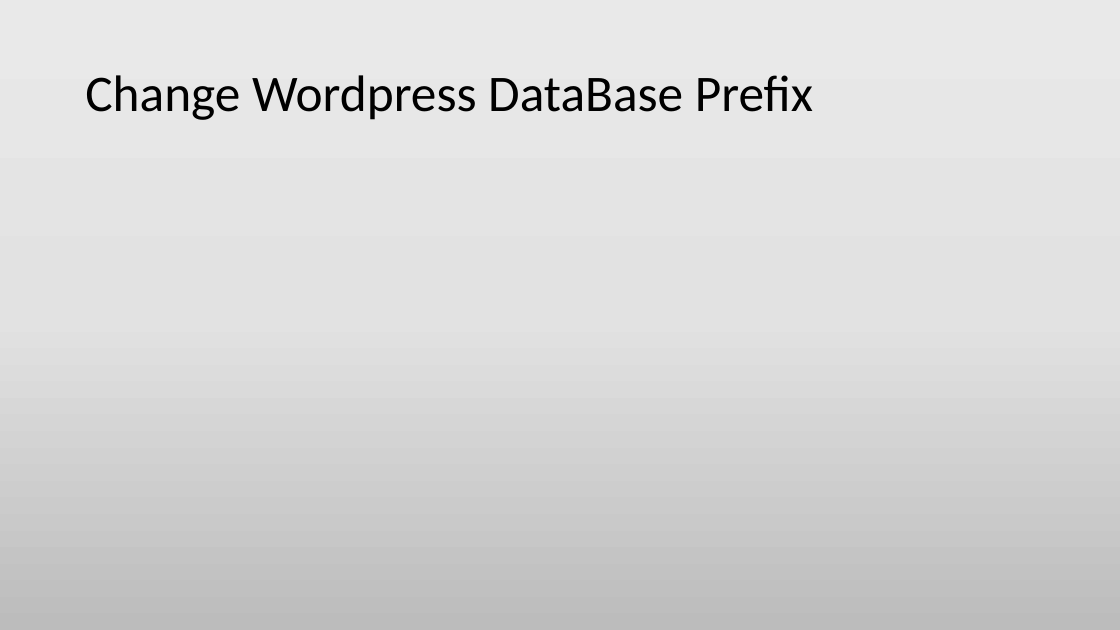
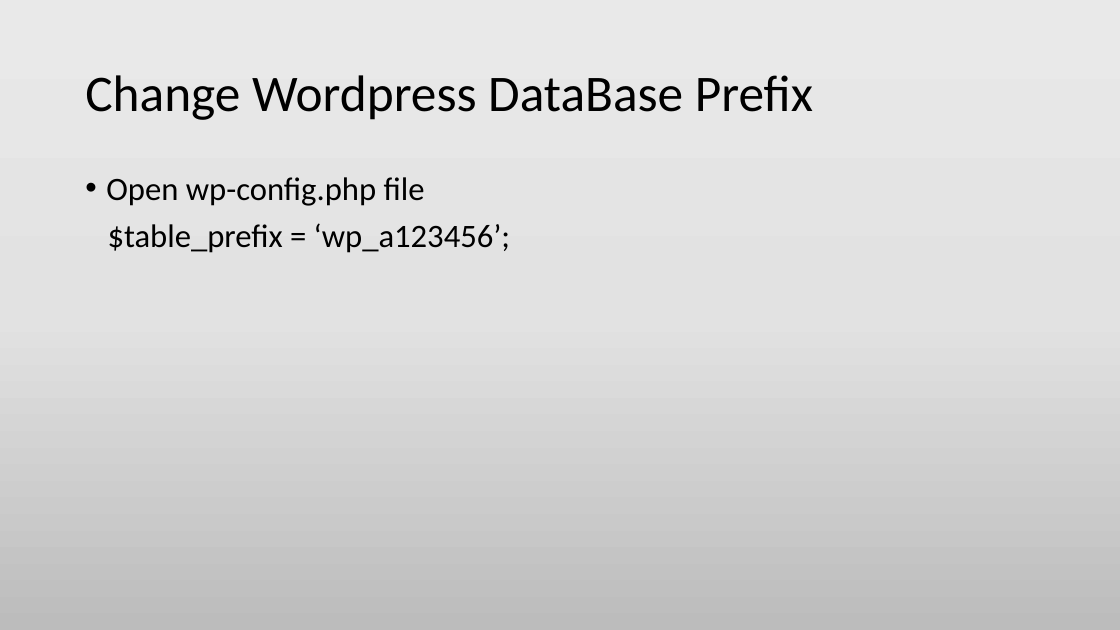
Before and after one commit to min-naing/Wordpress-Tuto-PowerPoint, a slide deck: slide 15 of 5. Wordpress Security.pptx. Drawn at 1120x630 pixels with LibreOffice and Linux fonts; fonts in the diff are those of the drawing. Boxes give left, top, right and bottom in pixels: in the first picture for what was removed or moved away, otherwise in the second. Text is boxed around its words. In the diff, an @@ line names an element or a change of style, - is before the commit and + after.

Commit message:
modify wordpress security and add 3 new file

```diff
--- a/5. Wordpress Security.pptx
+++ b/5. Wordpress Security.pptx
@@ text added at (106,177,510,253), 28 pt, text #000000 @@
+• Open wp-config.php file
+$table_prefix = ‘wp_a123456’;
```
Also in this commit, not shown: 1 other slide changed, 5 slides added, 3 other files.
